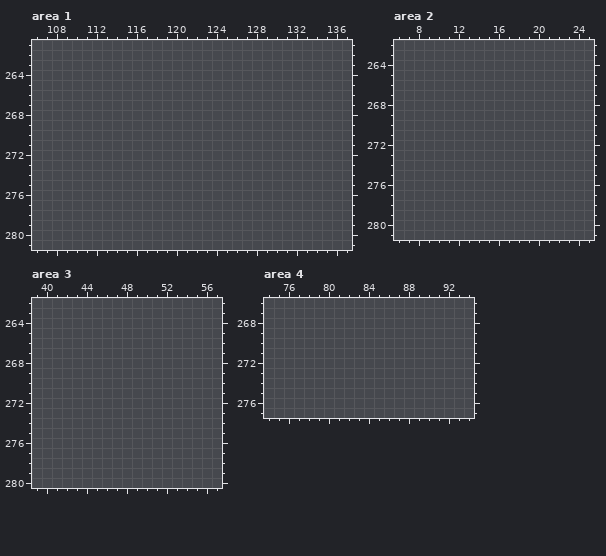
One commit to this pixel-art file: Assets/_Project/art/Sprites/Aseprite/newMinimalWeapon1/miniWeapons1.aseprite. This is how it looked before the edit.
512x512 pixels, 1 frame. Pixels under 10% opacity are left out. Colours within 5 levels of each other are drawn and written as one. Shown: area 1: x 106..137, y 261..281; area 2: x 6..25, y 262..281; area 3: x 39..57, y 262..280; area 4: x 74..94, y 266..277. The commit also changed other parts of the picture, which this record leaves out.
After:
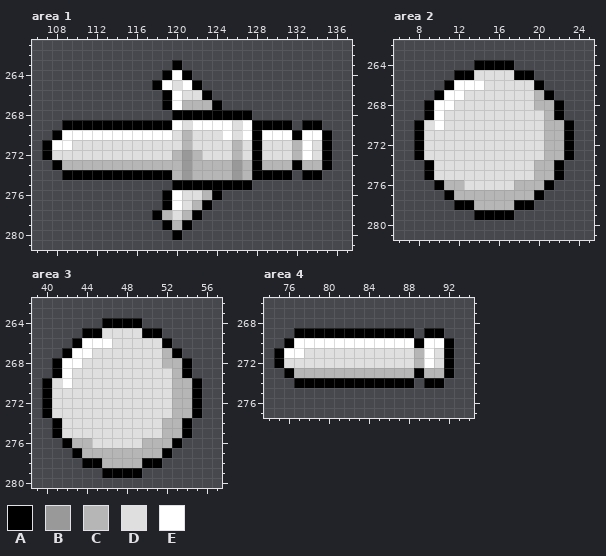
Palette (. is transparent): A #000000  B #999999  C #b6b6b6  D #dfdfdf  E #ffffff
Changes in this commit:
layer "Layer 7" added
layer "Layer 6" added
Changed rows in their new state; - is an unchanged pixel.
Area 1, layer "Layer 7":
first column x 107:
263 -------------A---------------
264 ------------AEA--------------
265 -----------AEDEA-------------
266 ------------AEDDA------------
267 ------------AECCCA-----------
268 -------------AAAAAAAA--------
269 --AAAAAAAAAAAEDEEEEDEAAAA-AA-
270 -AEEEEEEEEEEEDCDDDEDEAEEEAEEA
271 AEEDDDDDDDDDDDCDDDDCDADDDCEDA
272 ADDDDDDDDDDDDCBCDDDCDADDDCEDA
273 -ACCCCCCCCCCCCBCCCCBCACCCACCA
274 --AAAAAAAAAAACBCCCCBCAAAA-AA-
275 -------------AAAAAAAA--------
276 ------------AEDDCA-----------
277 ------------AEDCA------------
278 -----------ACDCA-------------
279 ------------ACA--------------
280 -------------A---------------
Area 2, layer "Layer 6":
first column x 8:
264 ------AAAA------
265 ----AADDDDAA----
266 ---AEEEDDDDDA---
267 --AEEDDDDDDDCA--
268 -AEEDDDDDDDDCCA-
269 -AEDDDDDDDDDDCA-
270 ADEDDDDDDDDDDCCA
271 ADDDDDDDDDDDDCCA
272 ADDDDDDDDDDDDCCA
273 ADDDDDDDDDDDDCCA
274 -ADDDDDDDDDDCCA-
275 -ADDDDDDDDDDCCA-
276 --ACCDDDDDCCCA--
277 ---ACCCCCCCCA---
278 ----AACCCCAA----
279 ------AAAA------
Area 3, layer "Layer 6":
first column x 40:
264 ------AAAA------
265 ----AADDDDAA----
266 ---AEEEDDDDDA---
267 --AEEDDDDDDDCA--
268 -AEEDDDDDDDDCCA-
269 -AEDDDDDDDDDDCA-
270 ADEDDDDDDDDDDCCA
271 ADDDDDDDDDDDDCCA
272 ADDDDDDDDDDDDCCA
273 ADDDDDDDDDDDDCCA
274 -ADDDDDDDDDDCCA-
275 -ADDDDDDDDDDCCA-
276 --ACCDDDDDCCCA--
277 ---ACCCCCCCCA---
278 ----AACCCCAA----
279 ------AAAA------
Area 4, layer "Layer 7":
first column x 75:
269 --AAAAAAAAAAAA-AA-
270 -AEEEEEEEEEEEEAEEA
271 AEEDDDDDDDDDDDCEDA
272 ADDDDDDDDDDDDDCEDA
273 -ACCCCCCCCCCCCACCA
274 --AAAAAAAAAAAA-AA-
Where, in picture pixels (left, top, right, bottom), the same in both pictures:
added: (42, 60, 332, 240)
added: (414, 60, 574, 220)
added: (42, 318, 202, 478)
added: (274, 328, 454, 388)
